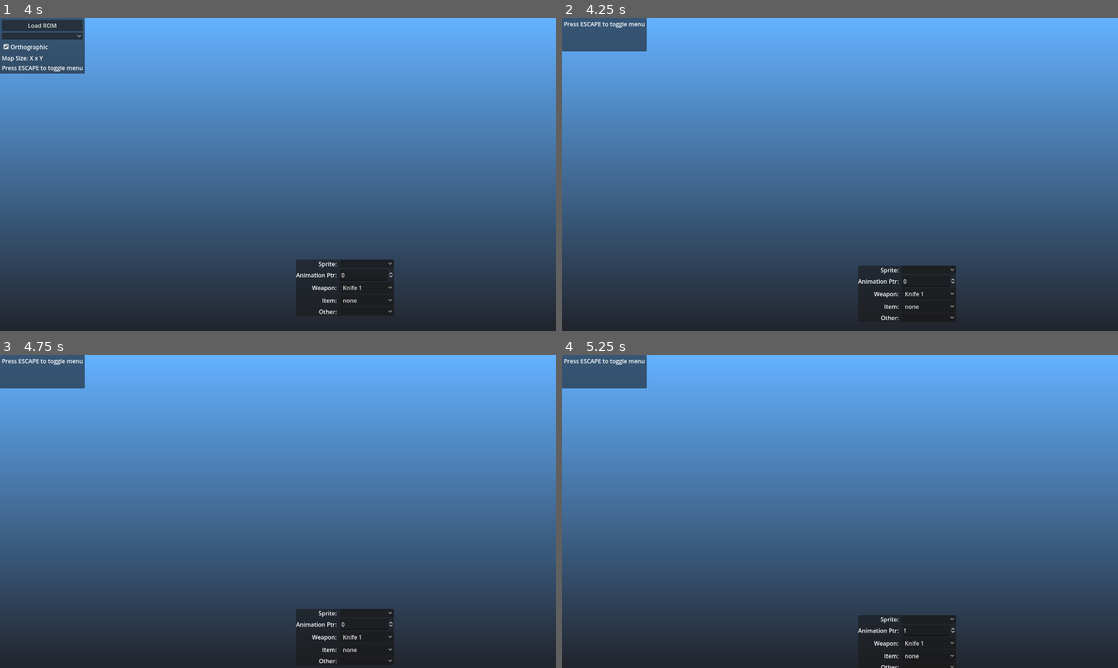
Above: before the commit, frames 1-4 (two rows, left to right).
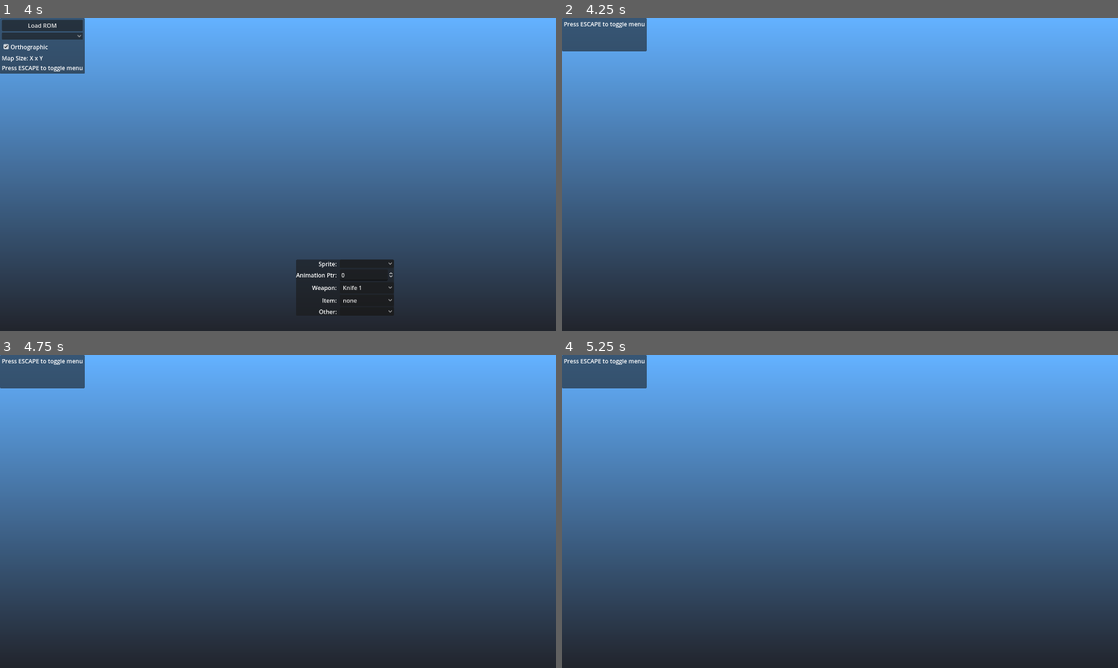
Above: after the commit, the same moments.

Repository: mrgudenheim/TacticsEngineG
Game: Godot game, scene res://src/Map/map_viewer.tscn
Same seed, same stepped clock (60 frames per second), same inputs: the game is played once before the commit and once after it.
Inputs (mouse positions are in pixels of both pictures, inside the frame that each line leads up to):
- Up to frame 1 (4 s): tap Enter (ui_accept) at 0.5, 0.77, 3.77 s; move the mouse to (250, 237) at 0.52 s; hold W 0.53-1.25 s; tap Down (camera_down) at 0.6 s; click (250, 237) at 0.67 s; drag from (444, 221) to (250, 237) at 1.27 s; move the mouse to (111, 127) at 2.02 s; hold A 2.03-2.75 s; tap Right (camera_right) at 2.1 s; drag from (305, 174) to (111, 127) at 2.77 s; move the mouse to (194, 96) at 3.52 s; hold S from 3.53 s (still down); hold E (camera_rotate_right) from 3.53 s (still down)
- Up to frame 2 (4.25 s): keep holding S; keep holding E (camera_rotate_right); tap Escape (ui_cancel) at 4.15 s
- Up to frame 3 (4.75 s): release S at 4.25 s; release E (camera_rotate_right) at 4.25 s; drag from (400, 495) to (194, 433) at 4.27 s
- Up to frame 4 (5.25 s): move the mouse to (728, 527) at 5.02 s; hold W from 5.03 s (still down); hold Space (pan) from 5.03 s (still down); click (728, 527) at 5.17 s

Frame 1 is identical in both runs. In frame 2, 2.3% of the frame differs, in the area x 53-71%, y 79-97%; in frame 3, 2.0%; in frame 4, 1.6%.
Error in both runs: Invalid access to property or key 'sequence_pointers' on a base object of type 'Nil'. (res://src/Map/unit_debug_menu.gd:89)

Commit message:
implemented toggling unit debug ui

Diff:
--- a/src/Map/map_viewer.gd
+++ b/src/Map/map_viewer.gd
@@ -37,7 +37,12 @@
 
 func _unhandled_input(event: InputEvent) -> void:
 	if event.is_action_pressed("ui_cancel"):
-		menu_list.visible = not menu_list.visible
+		toggle_debug_ui()
+
+
+func toggle_debug_ui() -> void:
+	menu_list.visible = not menu_list.visible
+	get_tree().call_group("Units", "toggle_debug_menu")
 
 
 func on_rom_loaded() -> void:
@@ -101,7 +106,7 @@
 	unit.global_position = middle_position + Vector3(-0.5, 0, 0)
 	unit.global_position = Vector3(5.5, 15, -5.5)
 
-	menu_list.visible = false
+	toggle_debug_ui()
 
 
 func instantiate_map(new_map_data: MapData, position: Vector3, scale: Vector3) -> void:
--- a/src/Map/unit.gd
+++ b/src/Map/unit.gd
@@ -27,6 +27,8 @@
 	controller.velocity_set.connect(update_unit_facing)
 	controller.camera_facing_changed.connect(update_animation_facing)
 	RomReader.rom_loaded.connect(initialize_unit)
+
+	add_to_group("Units")
 
 
 func initialize_unit() -> void:
@@ -110,3 +112,7 @@
 				animation_manager.unit_debug_menu.anim_id_spin.value -= 1
 		else:
 			animation_manager._on_animation_changed()
+
+
+func toggle_debug_menu() -> void:
+	animation_manager.unit_debug_menu.visible = not animation_manager.unit_debug_menu.visible
